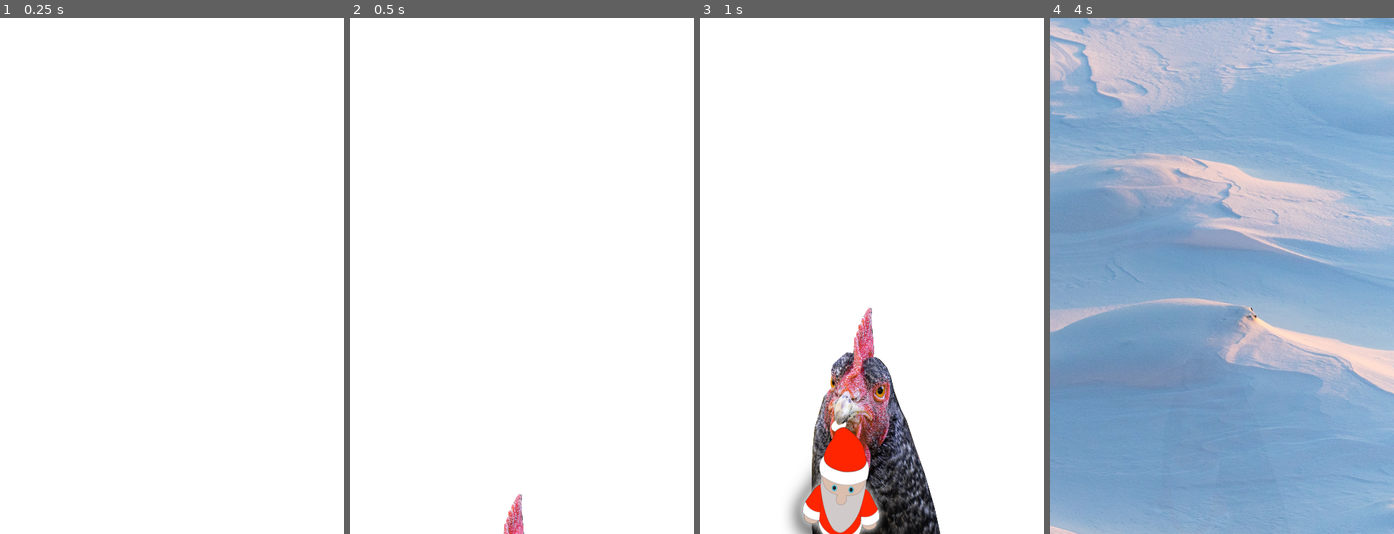
Above: before the commit, frames 1-4 (left to right).
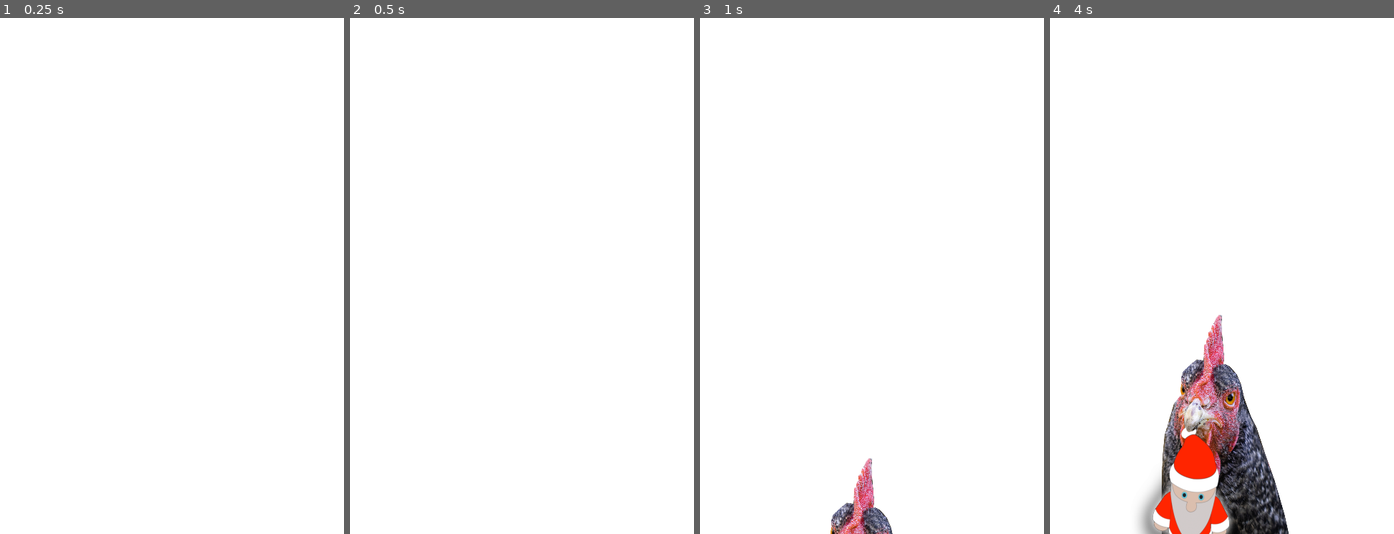
Above: after the commit, the same moments.

Repository: ilf-creative/dodge-them-turkeys
Game: Godot game, scene res://Main.tscn
The game is run twice, just before and just after one commit, with the same random seed, the same clock (stepped at 60 frames per second) and the same inputs.
Inputs (mouse positions are in pixels of both pictures, inside the frame that each line leads up to):
- Up to frame 1 (0.25 s): no input
- Up to frame 2 (0.5 s): no input
- Up to frame 3 (1 s): move the mouse to (947, 250) at 0.52 s; hold Right (ui_right) from 0.53 s (still down); click (947, 250) at 0.67 s
- Up to frame 4 (4 s): move the mouse to (1153, 301) at 1.27 s; release Right (ui_right) at 1.28 s; hold Down (ui_down) 1.28-2.03 s; tap Enter at 2, 3.5 s; move the mouse to (1256, 162) at 2.02 s; hold Right (ui_right) 2.03-2.78 s; tap Space at 2.75 s; move the mouse to (1204, 379) at 2.77 s; hold Up (ui_up) 2.78-3.53 s; click (1204, 379) at 2.92 s; move the mouse to (1325, 353) at 3.52 s; hold Left (ui_left) from 3.53 s (still down)

Frame 1 is identical in both runs. In frame 2, 0.3% of the frame differs, in the area x 44-51%, y 92-100%; in frame 3, 10%; in frame 4, 100%, in the area x 0-100%, y 0-100%.

Commit message:
clean up some code

Diff:
--- a/project/Main.gd
+++ b/project/Main.gd
@@ -2,13 +2,49 @@
 
 export (PackedScene) var Mob
 export (PackedScene) var Gift
-var score
+var score = 0
 var screen_size: Vector2
 var mob_spawn_count = 1.0
 var seconds_survived = 0
 
 func _ready():
 	randomize()
+	_initViewport()
+	_playIntro()
+
+func _game_over():
+	$ScoreTimer.stop()
+	$MobTimer.stop()
+	$GiftTimer.stop()
+	var second_survived_s = "" if seconds_survived == 1 else "s"
+	$HUD.show_game_over("You survived " + str(seconds_survived) + " second" + second_survived_s + ".")
+	$BackgroundMusic.stop()
+	$DeathAudio.play()
+	_reset_game_state()
+
+	mob_spawn_count = 1
+	for n in 50:
+		_on_MobTimer_timeout()
+		yield(get_tree().create_timer(0.001), "timeout")
+
+func _new_game():
+	_reset_game_state()
+
+	$Player.start($StartPosition.position)
+	$HUD.update_score(score)
+	$HUD.show_message("Get Ready")
+	$BackgroundMusic.play()
+	_on_GiftTimer_timeout()
+	$StartTimer.start()
+
+func _reset_game_state():
+	score = 0
+	seconds_survived = 0
+	mob_spawn_count = 2 if screen_size.x > 800 else 1
+	get_tree().call_group("mobs", "queue_free")
+	get_tree().call_group("gifts", "queue_free")
+
+func _initViewport():
 	screen_size = get_viewport().get_visible_rect().size
 
 	var viewport_w = screen_size.x
@@ -37,9 +73,12 @@
 	$TurkeySanta.show()
 	$HUD.hide()
 
-	var turkey_offset = background_size.y
+func _playIntro():
+	var turkey_background_size = $TurkeySanta.texture.get_size()
+	var turkey_scale_y = screen_size.y / turkey_background_size.y
+	var turkey_offset = turkey_background_size.y
 	var turkey_stop = turkey_scale_y * 400
-	print("turkey_stopturkey_stop " + str(turkey_stop))
+
 	while(turkey_offset > turkey_stop):
 		yield(get_tree().create_timer(0.001), "timeout")
 		$TurkeySanta.rect_position.y = turkey_offset + 100
@@ -57,37 +96,10 @@
 	$TurkeySanta.hide()
 	$HUD.show()
 
+########### event listeners ###############################################
+
 func _on_Player_hit():
-	game_over()
-
-func game_over():
-	$ScoreTimer.stop()
-	$MobTimer.stop()
-	$GiftTimer.stop()
-	var second_survived_s = "" if seconds_survived == 1 else "s"
-	$HUD.show_game_over("You survived " + str(seconds_survived) + " second" + second_survived_s + ".")
-	get_tree().call_group("mobs", "queue_free")
-	get_tree().call_group("gifts", "queue_free")
-	$BackgroundMusic.stop()
-	$DeathAudio.play()
-
-	mob_spawn_count = 1
-	for n in 50:
-		_on_MobTimer_timeout()
-		yield(get_tree().create_timer(0.001), "timeout")
-
-func new_game():
-	score = 0
-	seconds_survived = 0
-	mob_spawn_count = 2 if screen_size.x > 800 else 1
-	$Player.start($StartPosition.position)
-	get_tree().call_group("mobs", "queue_free")
-	get_tree().call_group("gifts", "queue_free")
-	$StartTimer.start()
-	$HUD.update_score(score)
-	$HUD.show_message("Get Ready")
-	$BackgroundMusic.play()
-	_on_GiftTimer_timeout()
+	_game_over()
 
 func _on_MobTimer_timeout():
 	mob_spawn_count += 0.1
@@ -111,8 +123,7 @@
 	$ScoreTimer.start()
 
 func _on_HUD_start_game():
-	new_game()
-
+	_new_game()
 
 func _on_GiftTimer_timeout():
 	var gift = Gift.instance()
Not shown, changed: docs/index.html
Not shown, changed: docs/index.pck
